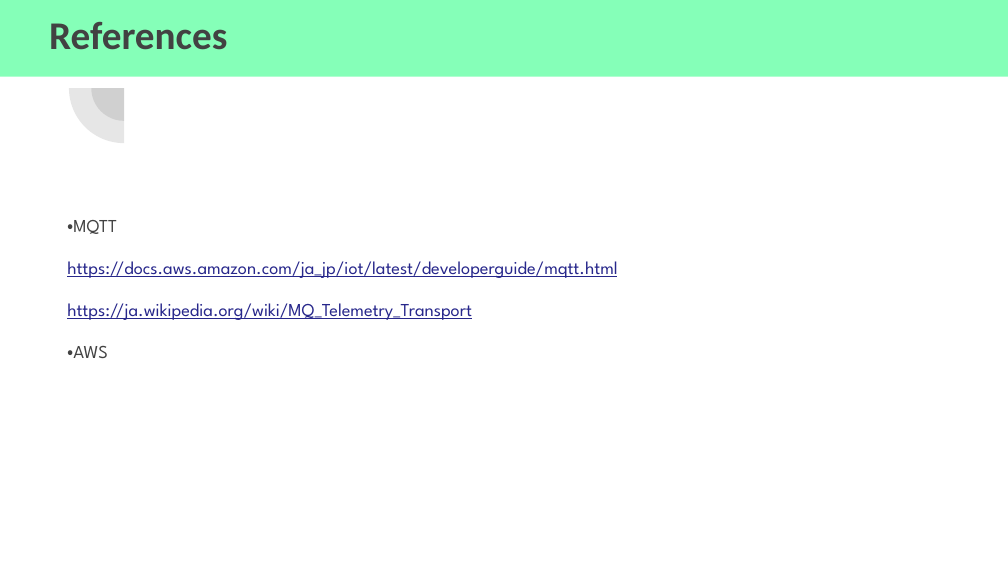
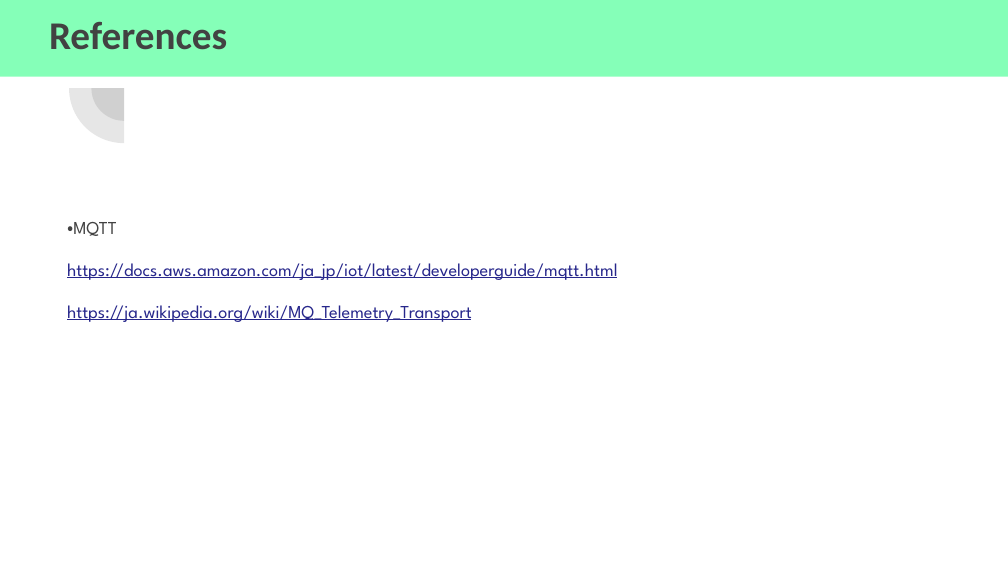
Before and after one commit to f-mio/ICTClub_uexc, a slide deck: slide 8 of 20211019_AWS_iotcore/20211019_ICT同好会_AWS_IoTCore.pptx (slide 13 before the commit). Drawn at 1008x567 pixels with LibreOffice and Linux fonts; fonts in the diff are those of the drawing. Boxes give left, top, right and bottom in pixels: in the first picture for what was removed or moved away, otherwise in the second. Text is boxed around its words. In the diff, an @@ line names an element or a change of style, - is before the commit and + after.

```diff
--- a/20211019_AWS_iotcore/20211019_ICT同好会_AWS_IoTCore.pptx
+++ b/20211019_AWS_iotcore/20211019_ICT同好会_AWS_IoTCore.pptx
@@ text at [67,346,108,358]: paragraph removed @@
-・AWS
```
Also in this commit, not shown: 7 other slides changed, 5 slides removed, 2 other files.
